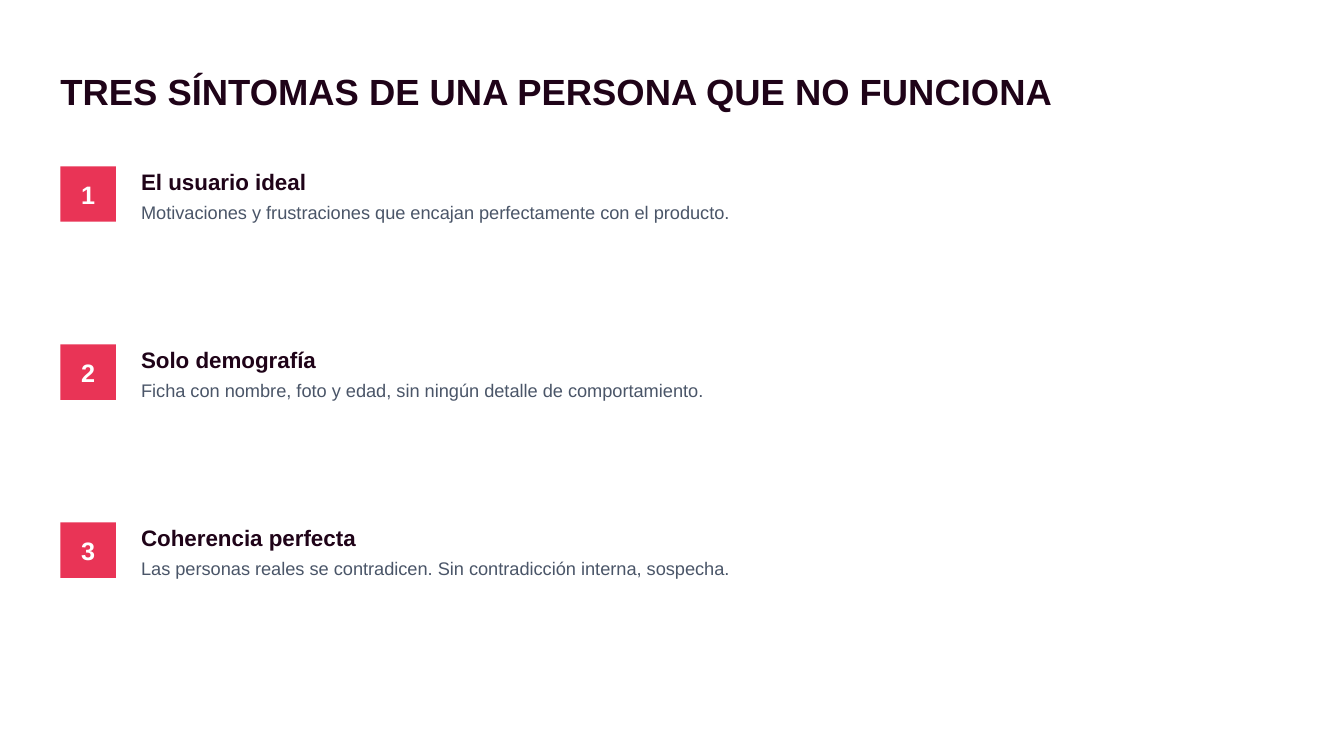
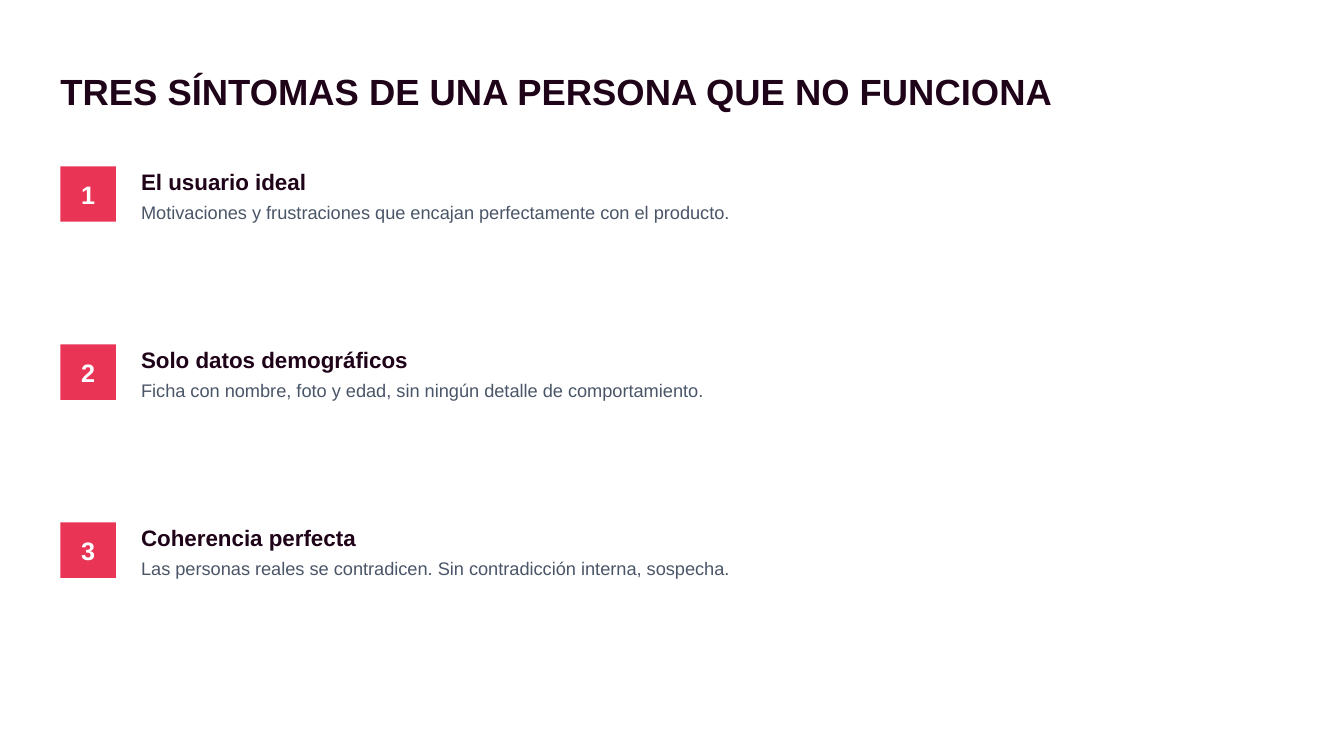
Before and after one commit to envasador/diseno-interfaces-web, a slide deck: slide 3 of docs/orbitas/orbita1/slides/pptx/orbita1_02_que_es_una_persona.pptx. Drawn at 1344x756 pixels with LibreOffice and Linux fonts; fonts in the diff are those of the drawing. Boxes give left, top, right and bottom in pixels: in the first picture for what was removed or moved away, otherwise in the second. Text is boxed around its words. In the diff, an @@ line names an element or a change of style, - is before the commit and + after.

```diff
--- a/docs/orbitas/orbita1/slides/pptx/orbita1_02_que_es_una_persona.pptx
+++ b/docs/orbitas/orbita1/slides/pptx/orbita1_02_que_es_una_persona.pptx
@@ text at (141,351,407,373): text changed @@
-Solo demografía
+Solo datos demográficos
```
Also in this commit, not shown: 2 other slides changed, 3 slides added, 21 other files.
